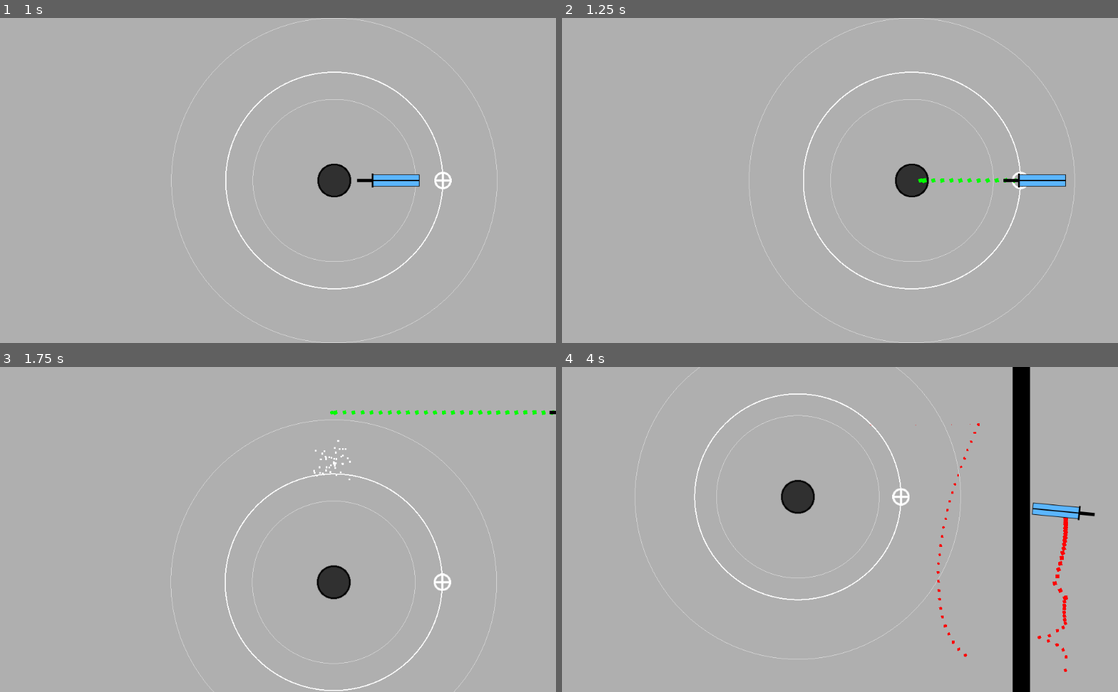
Above: before the commit, frames 1-4 (two rows, left to right).
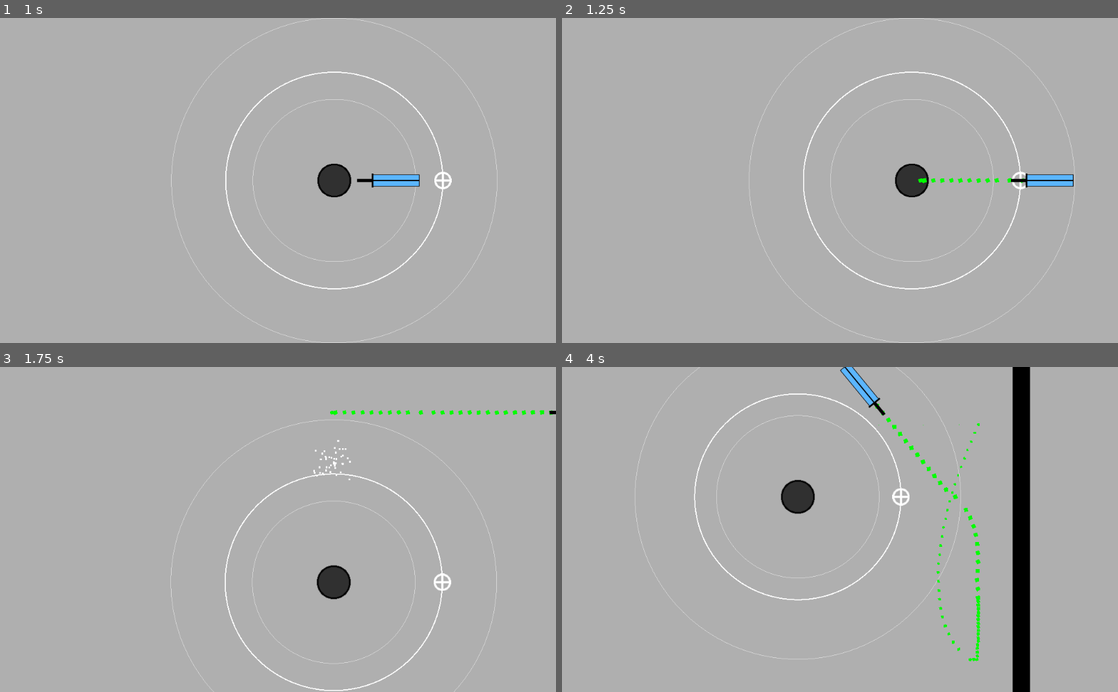
Above: after the commit, the same moments.

Repository: Izook/psychic-blade
Game: Godot game, scene res://scenes/Main.tscn
Two runs of this game, one before a commit and one after it. Both use one fixed random seed, a clock stepped at 60 frames per second and the inputs below.
Inputs:
- Up to frame 1 (1 s): tap Enter at 0.5 s; hold Right (move_right) from 0.53 s (still down); hold Shift (toggle_blade_release) from 0.53 s (still down)
- Up to frame 2 (1.25 s): keep holding Right (move_right); keep holding Shift (toggle_blade_release)
- Up to frame 3 (1.75 s): release Right (move_right) at 1.28 s; release Shift (toggle_blade_release) at 1.28 s; hold Down (move_down) from 1.28 s (still down); tap Space (dash) at 1.35 s; tap Shift (toggle_blade_release) at 1.55 s
- Up to frame 4 (4 s): release Down (move_down) at 2.03 s; hold Right (move_right) 2.03-2.78 s; hold S (pull_in) 2.03-2.78 s; tap Shift (toggle_blade_release) at 2.3, 3.05 s; hold Up (move_up) 2.78-3.53 s; tap W (push_out) at 2.85 s; hold Left (move_left) from 3.53 s (still down); hold Shift (toggle_blade_release) from 3.53 s (still down)

Frame 1 is identical in both runs. In frame 2, 0.1% of the frame differs, in the area x 79-92%, y 47-53%; in frame 3, 0.2%; in frame 4, 1.5%, in the area x 50-96%, y 0-94%.

Commit message:
Clean up blade code

Diff:
--- a/scenes/Blade.tscn
+++ b/scenes/Blade.tscn
@@ -57,7 +57,7 @@
 scale = Vector2( 0.25, 0.25 )
 amount = 500
 lifetime = 3.0
-visibility_rect = Rect2( -500, -500, 1000, 1000 )
+visibility_rect = Rect2( -5000, -5000, 10000, 10000 )
 local_coords = false
 process_material = SubResource( 4 )
 
--- a/scripts/Blade.gd
+++ b/scripts/Blade.gd
@@ -80,12 +80,12 @@
 	if Input.is_action_pressed('toggle_blade_release'):
 		if blade_state != BladeState.RELEASED and blade_state != BladeState.RETURNING:
 			print("BLADE RELEASED")
-			blade_state = BladeState.RELEASED
+			set_blade_state(BladeState.RELEASED)
 			is_blade_retrievable = false
 			blade_realease_timer.start(BLADE_RETRIEVAL_COOLDOWN)
 		elif is_blade_retrievable:
 			print("BLADE RETRIEVED")
-			blade_state = BladeState.RETURNING
+			set_blade_state(BladeState.RETURNING)
 
 
 func _physics_process(_delta) -> void:
@@ -93,28 +93,9 @@
 	_update_blade_target()
 	_update_blade_appearance()
 
-	var new_blade_angle: float
-
-	print(blade_veclocity)
-
-	match blade_state:
-		BladeState.HELD:
-			blade_node.set_as_toplevel(false)
-			if (target_pos - blade_node.position).length() > 2:
-				new_blade_angle = target_pos.angle_to_point(blade_node.position)
-			else:
-				new_blade_angle = angular_pos
-			_move_held_blade()
-		BladeState.RELEASED:
-			blade_node.set_position(blade_node.get_global_position())
-			blade_node.set_as_toplevel(true)
-			new_blade_angle = blade_veclocity.angle()
-			_move_released_blade()
-		BladeState.RETURNING:
-			new_blade_angle = (get_global_position() + target_pos).angle_to_point(blade_node.get_global_position())
-			_move_returning_blade()
-
+	var new_blade_angle := _move_blade()
 	_rotate_blade(new_blade_angle)
+
 	update()
 
 
@@ -140,6 +121,34 @@
 			 MAX_ANGULAR_SPEED)
 
 
+func _move_blade() -> float:
+	var new_blade_angle: float
+
+	var global_blade_pos := blade_node.get_global_position()
+	var global_target_pos := (get_global_position() + target_pos)
+
+	match blade_state:
+		BladeState.HELD:
+			if (target_pos - blade_node.position).length() > 2:
+				new_blade_angle = target_pos.angle_to_point(blade_node.position)
+			else:
+				new_blade_angle = angular_pos
+
+			_move_held_blade()
+
+		BladeState.RELEASED:
+			new_blade_angle = blade_veclocity.angle()
+
+			_move_released_blade()
+
+		BladeState.RETURNING:
+			new_blade_angle = global_target_pos.angle_to_point(global_blade_pos)
+
+			_move_returning_blade()
+
+	return new_blade_angle
+
+
 func _move_held_blade() -> void:
 	blade_veclocity = blade_node.move_and_slide((target_pos - blade_node.position) * BLADE_SPEED_FACTOR)
 
@@ -153,10 +162,11 @@
 	var global_target_pos := (get_global_position() + target_pos)
 	var angle_to_target := global_target_pos.angle_to_point(blade_node.get_global_position())
 	var new_blade_velocity := Vector2(cos(angle_to_target), sin(angle_to_target)) * 1000
+
 	blade_veclocity = blade_node.move_and_slide(new_blade_velocity)
 
 	if ((blade_node.position - global_target_pos).length() < 15):
-		blade_state = BladeState.HELD
+		set_blade_state(BladeState.HELD)
 
 
 func _rotate_blade(new_angle: float) -> void:
@@ -185,6 +195,22 @@
 	blade_particles_material.set_color(BLADE_STATE_COLORS[blade_state])
 
 
+func set_blade_state(new_state: int) -> void:
+	match new_state:
+		BladeState.HELD:
+			blade_node.set_position(target_pos)
+			blade_node.set_as_toplevel(false)
+
+		BladeState.RELEASED:
+			blade_node.set_position(blade_node.get_global_position())
+			blade_node.set_as_toplevel(true)
+
+		BladeState.RETURNING:
+			pass
+
+	blade_state = new_state
+
+
 func _on_BladeReleaseTimer_timeout() -> void:
 	print("BLADE READY TO RETRIEVE")
 	is_blade_retrievable = true
